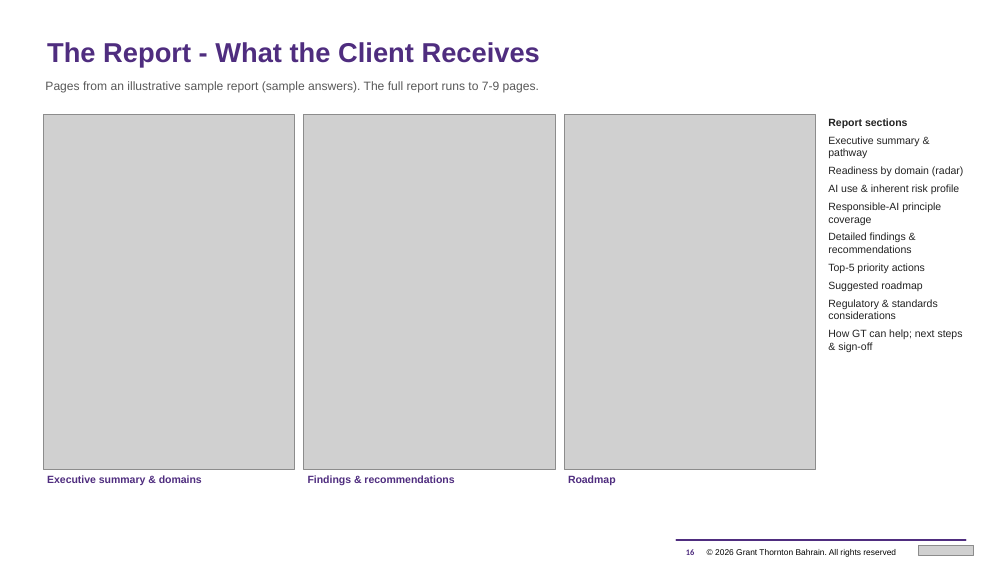
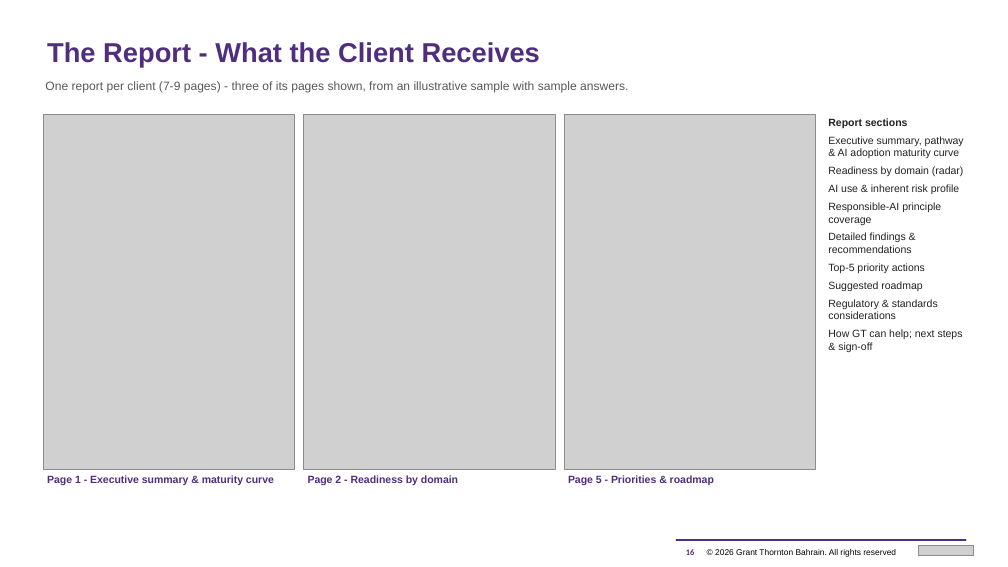
Before and after one commit to mahekdevangtrivedi-wq/GT-AI-Service-Line, a slide deck: slide 16 of 01_AI_Governance_Risk_Compliance/1.3_AI_Readiness_Assessment_Tool/GT_AI_Readiness_Assessment_Proposal.pptx. Drawn at 1008x567 pixels with LibreOffice and Linux fonts; fonts in the diff are those of the drawing; grey boxes stand for pictures. Boxes give left, top, right and bottom in pixels: in the first picture for what was removed or moved away, otherwise in the second. Text is boxed around its words. In the diff, an @@ line names an element or a change of style, - is before the commit and + after.

```diff
--- a/01_AI_Governance_Risk_Compliance/1.3_AI_Readiness_Assessment_Tool/GT_AI_Readiness_Assessment_Proposal.pptx
+++ b/01_AI_Governance_Risk_Compliance/1.3_AI_Readiness_Assessment_Tool/GT_AI_Readiness_Assessment_Proposal.pptx
@@ text at (45,81,628,93): text changed @@
-Pages from an illustrative sample report (sample answers). The full report runs to 7-9 pages.
+One report per client (7-9 pages) - three of its pages shown, from an illustrative sample with sample answers.
@@ text at (828,136,964,158): text changed @@
-Executive summary & pathway
+Executive summary, pathway & AI adoption maturity curve
@@ text at (47,475,274,485): text changed @@
-Executive summary & domains
+Page 1 - Executive summary & maturity curve
@@ text at (308,475,458,485): text changed @@
-Findings & recommendations
+Page 2 - Readiness by domain
@@ text at (568,475,714,485): text changed @@
-Roadmap
+Page 5 - Priorities & roadmap
```
Also in this commit, not shown: 1 other file.
